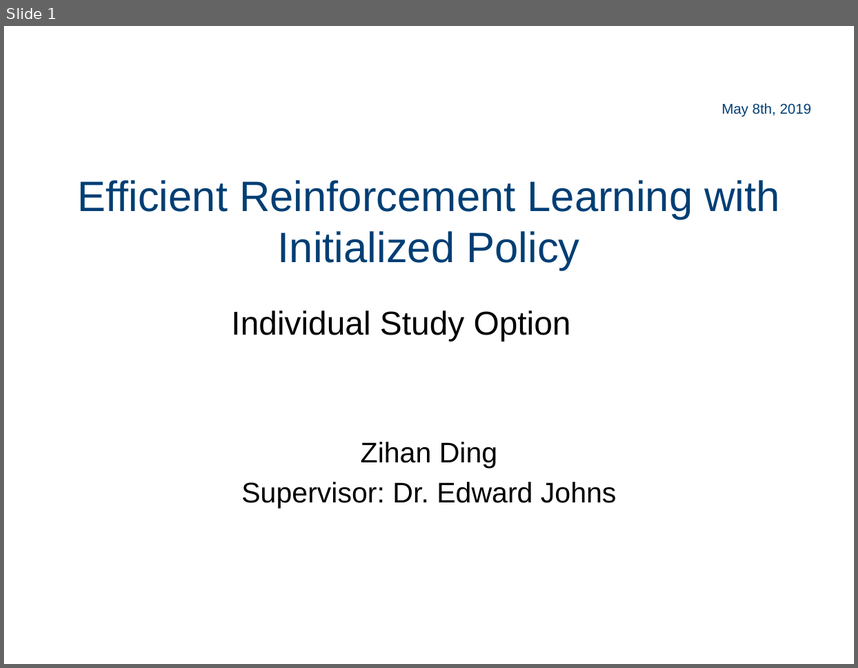
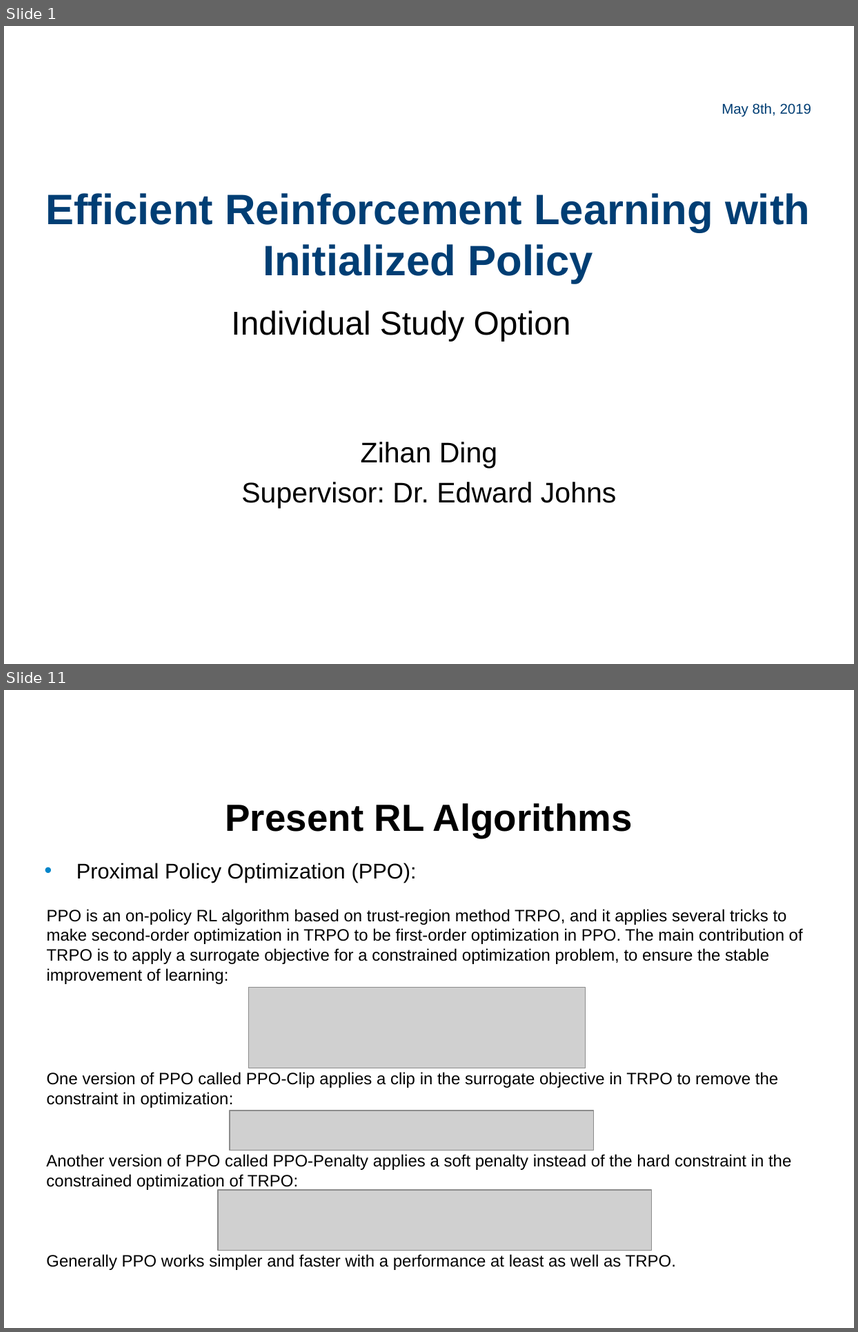
Before and after one commit to quantumiracle/Benchmark-Efficient-Reinforcement-Learning-with-Demonstrations, a slide deck: document/PPT/ISO_pre.pptx. Shown one above the other, each under a label of ours: slide 1 before the commit, slides 1 and 11 after it; the slides between them are not shown. The pictures are 858x668 and 858x1332 pixels, drawn with LibreOffice and Linux fonts; fonts in the diff are those of the drawing; grey boxes stand for pictures; background and template pictures are left out. Boxes give left, top, right and bottom in pixels: in the first picture for what was removed or moved away, otherwise in the second. Text is boxed around its words. In the diff, an @@ line names an element or a change of style, - is before the commit and + after.

```diff
--- a/document/PPT/ISO_pre.pptx
+++ b/document/PPT/ISO_pre.pptx
@@ slide 11 added at <box>4,690,854,1328</box>, background picture (left out) @@
@@ title added at <box>225,803,633,838</box>, 32 pt, text #000000, bold @@
+Present RL Algorithms
@@ text added at <box>76,862,417,883</box>, 18 pt, text #000000 @@
+• Proximal Policy Optimization (PPO):
@@ text added at <box>47,909,803,984</box>, 14 pt, text #000000 @@
+PPO is an on-policy RL algorithm based on trust-region method TRPO, and it applies several tricks to make second-order optimization in TRPO to be first-order optimization in PPO. The main contribution of TRPO is to apply a surrogate objective for a constrained optimization problem, to ensure the stable improvement of learning:
@@ picture added at <box>249,987,586,1067</box> @@
@@ text added at <box>47,1072,778,1107</box>, 14 pt, text #000000 @@
+One version of PPO called PPO-Clip applies a clip in the surrogate objective in TRPO to remove the constraint in optimization:
@@ picture added at <box>229,1110,593,1150</box> @@
@@ text added at <box>46,1154,791,1190</box>, 14 pt, text #000000 @@
+Another version of PPO called PPO-Penalty applies a soft penalty instead of the hard constraint in the constrained optimization of TRPO:
@@ picture added at <box>218,1190,652,1250</box> @@
@@ text added at <box>46,1254,676,1270</box>, 14 pt, text #000000 @@
+Generally PPO works simpler and faster with a performance at least as well as TRPO.
@@ slide 1 changed as well @@
@@ title "Efficient Reinforcement Learning with Initialized ...": place and size @@
-title "Efficient Reinforcement Learning with Initialized ..." at <box>77,180,780,270</box>
+title "Efficient Reinforcement Learning with Initialized ..." at <box>45,193,810,283</box>
@@ title "Efficient Reinforcement Learning with Initialized ..." at <box>45,193,810,283</box>: bold on @@
```
Also in this commit, not shown: 1 other slide changed, 32 other slides added, 7 slides removed, 26 other files.
